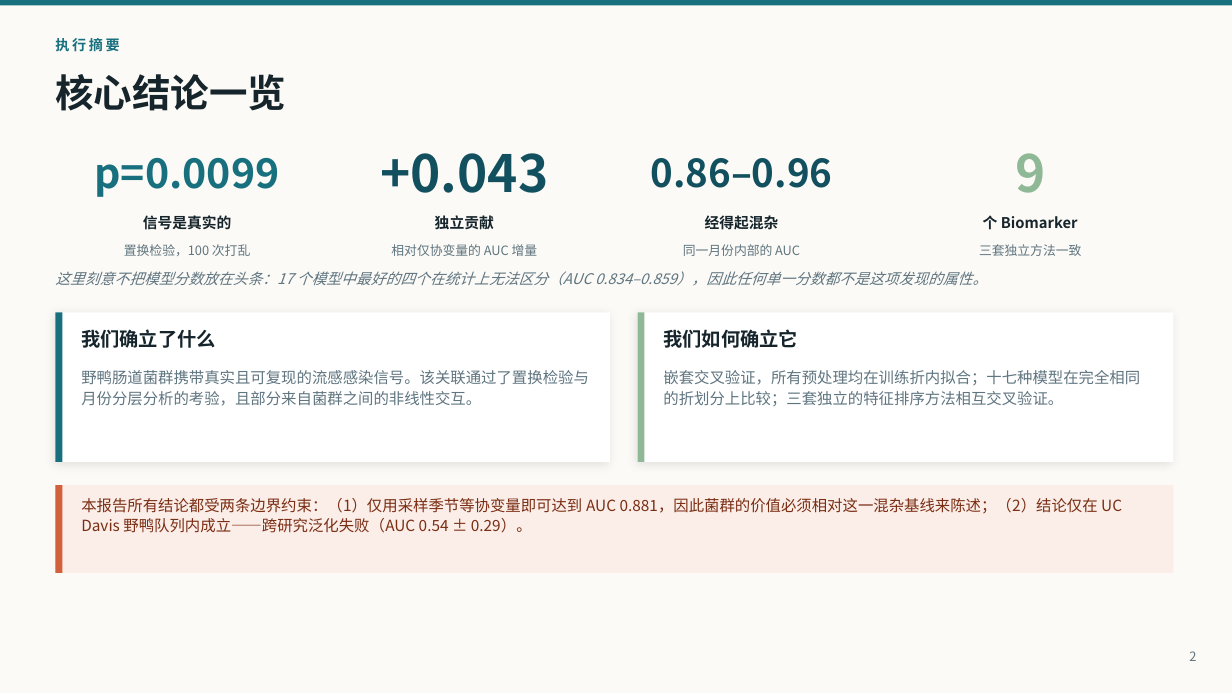
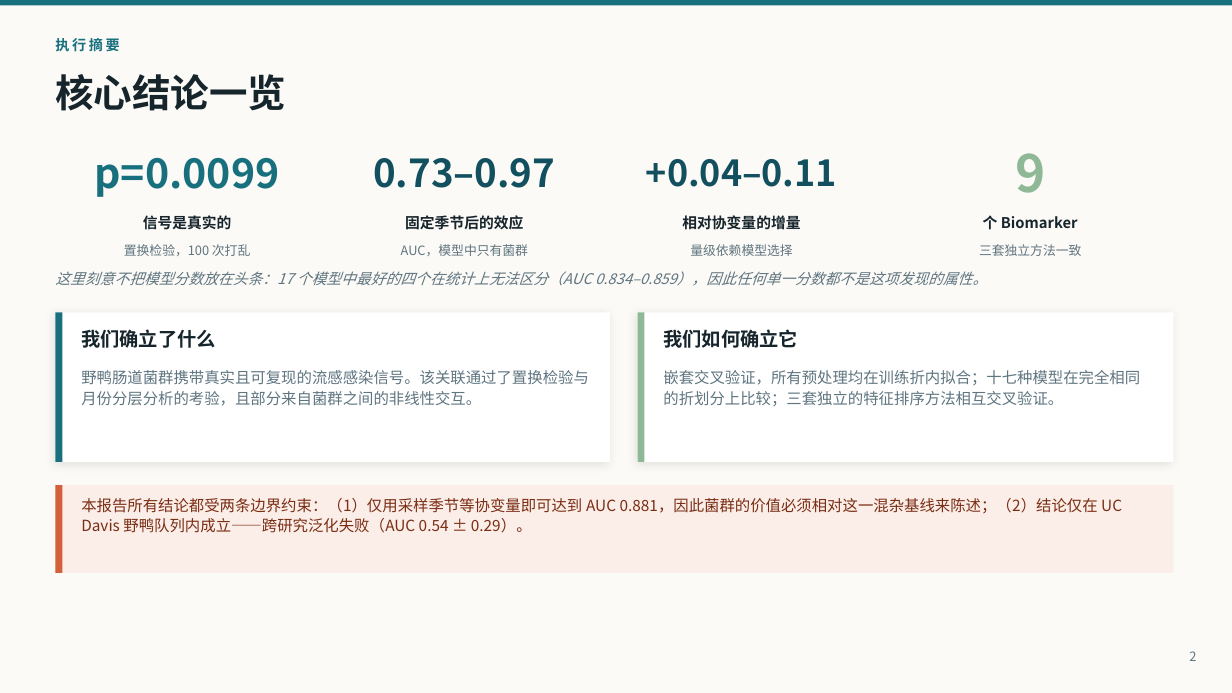
Before and after one commit to pengsihua2023/Christina-machine-learning-project, a slide deck: slide 2 of slides/Influenza_Microbiome_ML_Overview_ZH.pptx. Drawn at 1232x693 pixels with LibreOffice and Linux fonts; fonts in the diff are those of the drawing. Boxes give left, top, right and bottom in pixels: in the first picture for what was removed or moved away, otherwise in the second. Text is boxed around its words. In the diff, an @@ line names an element or a change of style, - is before the commit and + after.

```diff
--- a/slides/Influenza_Microbiome_ML_Overview_ZH.pptx
+++ b/slides/Influenza_Microbiome_ML_Overview_ZH.pptx
@@ text at (x1=373, y1=158, x2=555, y2=188): text changed; size 40 to 30 pt @@
-+0.043
+0.73–0.97
@@ text at (x1=646, y1=159, x2=837, y2=187): text changed; size 30 to 28 pt @@
-0.86–0.96
++0.04–0.11
@@ text at (x1=405, y1=215, x2=523, y2=230): text changed @@
-独立贡献
+固定季节后的效应
@@ text at (x1=682, y1=215, x2=800, y2=230): text changed @@
-经得起混杂
+相对协变量的增量
@@ text at (x1=401, y1=244, x2=528, y2=256): text changed @@
-相对仅协变量的 AUC 增量
+AUC，模型中只有菌群
@@ text at (x1=690, y1=244, x2=792, y2=256): text changed @@
-同一月份内部的 AUC
+量级依赖模型选择
```
Also in this commit, not shown: 1 other slide changed, 1 slide added, 1 slide removed, 11 other files.
